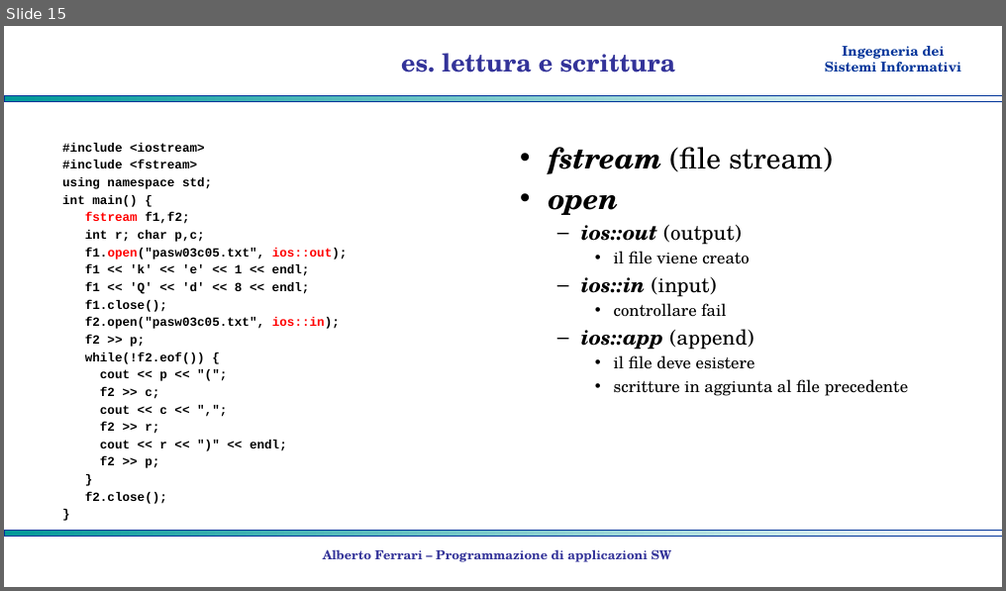
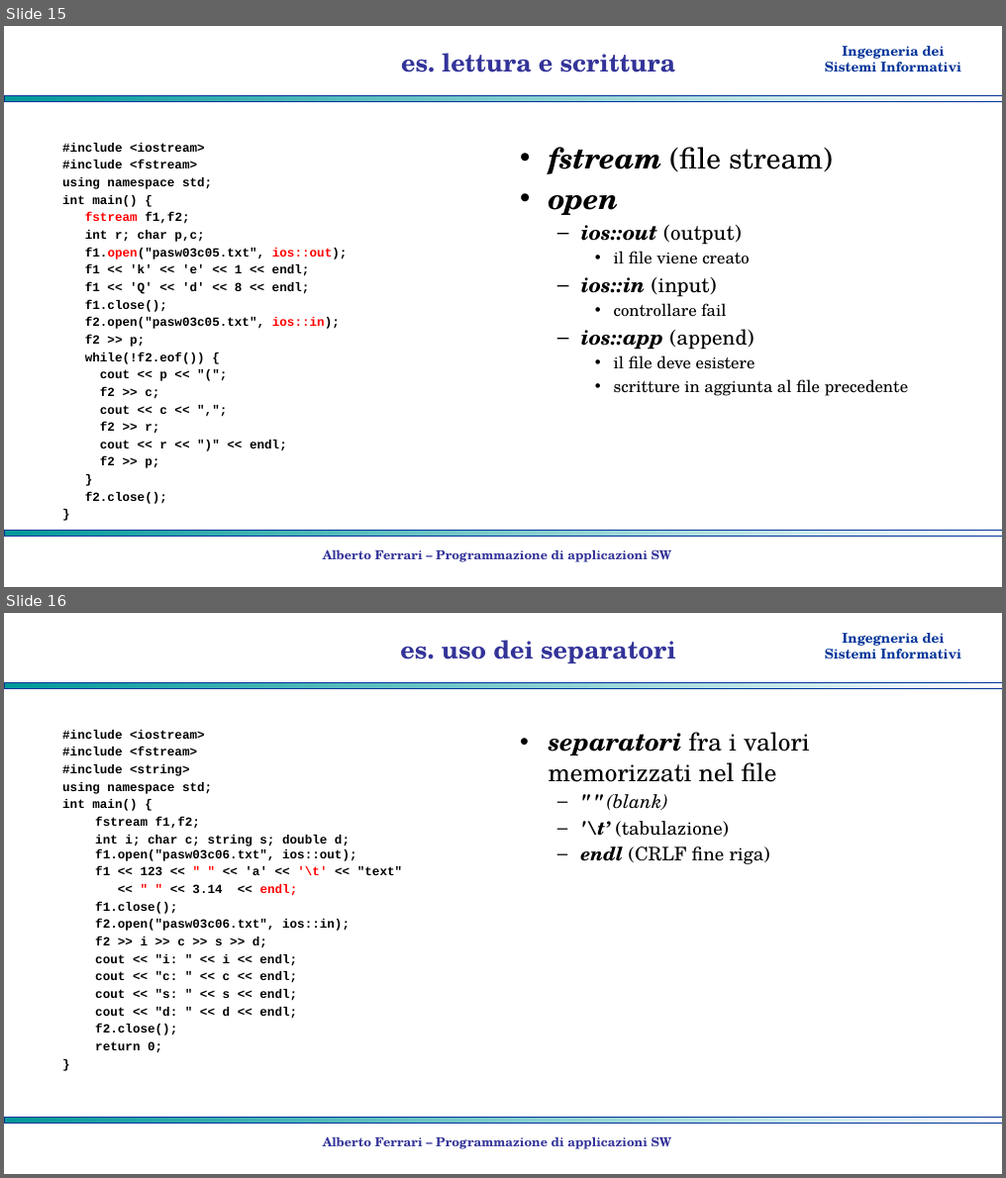
Before and after one commit to albertoferrari/pasw, a slide deck: lezioni/PASW03c - C++ input output.pptx. Shown one above the other, each under a label of ours: slide 15 before the commit, slides 15 and 16 after it. The pictures are 1006x591 and 1006x1178 pixels, drawn with LibreOffice and Linux fonts; fonts in the diff are those of the drawing; background and template pictures are left out. Boxes give left, top, right and bottom in pixels: in the first picture for what was removed or moved away, otherwise in the second. Text is boxed around its words. In the diff, an @@ line names an element or a change of style, - is before the commit and + after.

```diff
--- a/lezioni/PASW03c - C++ input output.pptx
+++ b/lezioni/PASW03c - C++ input output.pptx
@@ slide 16 added at [4,613,1002,1174], background #FFFFFF; not listed: 3 template elements that a slide beside it also shows @@
@@ title added at [400,640,676,663], 24 pt, text #333399, bold @@
+es. uso dei separatori
@@ text added at [62,730,402,1053], 12 pt, text #000000, bold @@
+#include <iostream>
+#include <fstream>
+#include <string>
+using namespace std;
+int main() {
+  fstream f1,f2;
+  int i; char c; string s; double d; f1.open("pasw03c06.txt", ios::out);
+  f1 << 123 << " " << 'a' << '\t' << "text"
+  << " " << 3.14 << endl;
+  f1.close();
+  f2.open("pasw03c06.txt", ios::in);
+  f2 >> i >> c >> s >> d;
+  cout << "i: " << i << endl;
+  cout << "c: " << c << endl;
+  cout << "s: " << s << endl;
+  cout << "d: " << d << endl;
+  f2.close();
+  return 0;
+}
@@ text added at [548,732,810,864], 18 pt, text #000000 @@
+• separatori fra i valori memorizzati nel file
+  – " " (blank)
+  – '\t’ (tabulazione)
+  – endl (CRLF fine riga)
@@ text added at [323,1137,672,1150], 12 pt, text #333399, bold @@
+Alberto Ferrari – Programmazione di applicazioni SW
```
Also in this commit, not shown: 1 other slide added, 1 other file.
